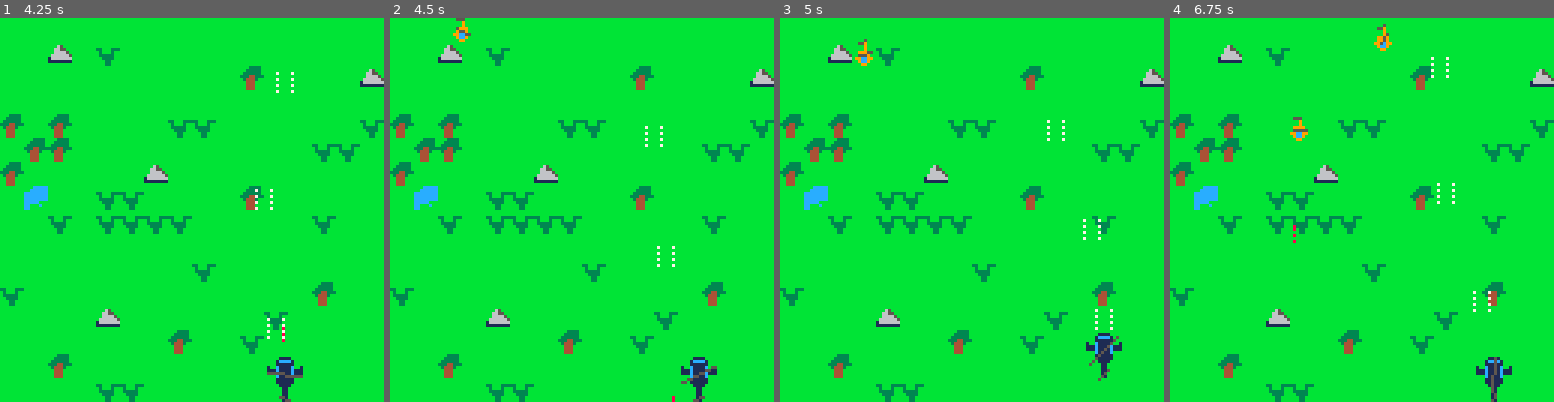
Above: before the commit, frames 1-4 (left to right).
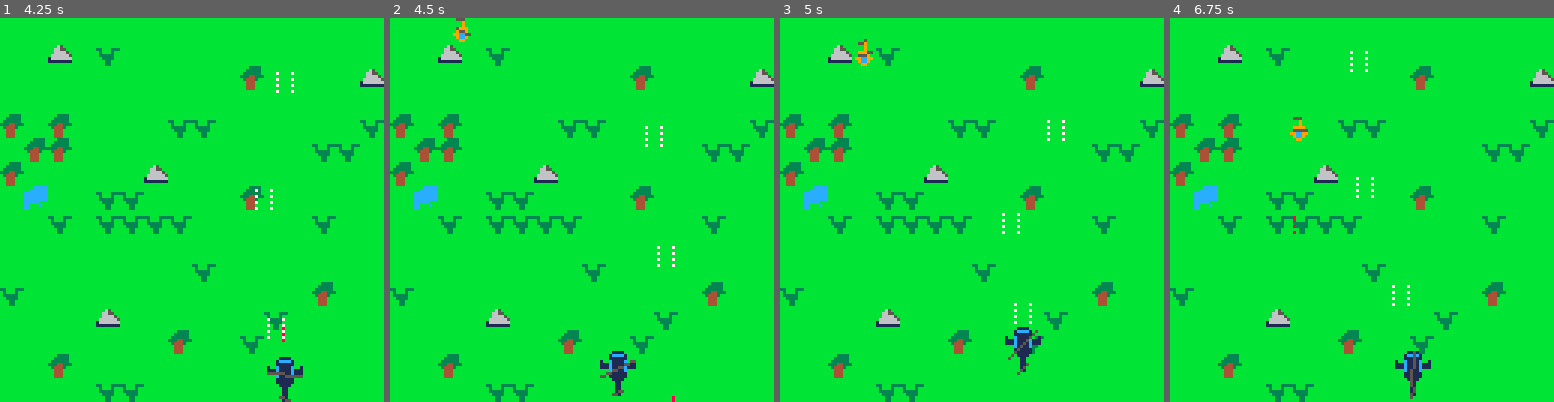
Above: after the commit, the same moments.

Repository: zeenix/pico-8
Game: PICO-8 cartridge airwolf/airwolf.p8
Same seed, same stepped clock (60 frames per second), same inputs: the game is played once before the commit and once after it.
Inputs:
- Up to frame 1 (4.25 s): tap X (X key) at 0.33, 1.07, 1.85, 2.97, 4.08 s; tap O (Z key) at 0.7, 1.7, 2.1, 2.5, 2.9, 3.3, 3.7, 4.1 s; hold Right 1.6-2.1 s; hold Up 2.15-2.42 s; hold Right 2.47-3.03 s; hold Left 3.08-3.58 s; hold Down 3.63-3.97 s; hold Right from 4.02 s (still down)
- Up to frame 2 (4.5 s): keep holding Right
- Up to frame 3 (5 s): tap O (Z key) at 4.5, 4.9 s; release Right at 4.68 s; hold Up from 4.73 s (still down)
- Up to frame 4 (6.75 s): release Up at 5.03 s; hold Left 5.08-5.68 s; tap X (X key) at 5.2, 6.32 s; tap O (Z key) every 0.4 s from 5.3 to 6.5 s; hold Down 5.73-6.03 s; hold Right 6.08-6.58 s; hold Right from 6.63 s (still down)

Frame 1 is identical in both runs. In frame 2, 1.0% of the frame differs, in the area x 54-86%, y 86-100%; in frame 3, 1.2%; in frame 4, 1.5%, in the area x 32-90%, y 1-100%.

Commit message:
Enemy bullets now damage the lady

Diff:
--- a/airwolf/the_lady.lua
+++ b/airwolf/the_lady.lua
@@ -45,6 +45,10 @@
     if btn(b.down) then self.entity.y += 1
     elseif btn(b.up) then self.entity.y -= 1 end
 
+    if self.entity:collided_with() == "enemy-bullet" then
+        self:hit()
+    end
+
     local e = self.entity
     return (e.x < 0 or e.x > 127 or e.y < 0 or e.y > 127)
 end
